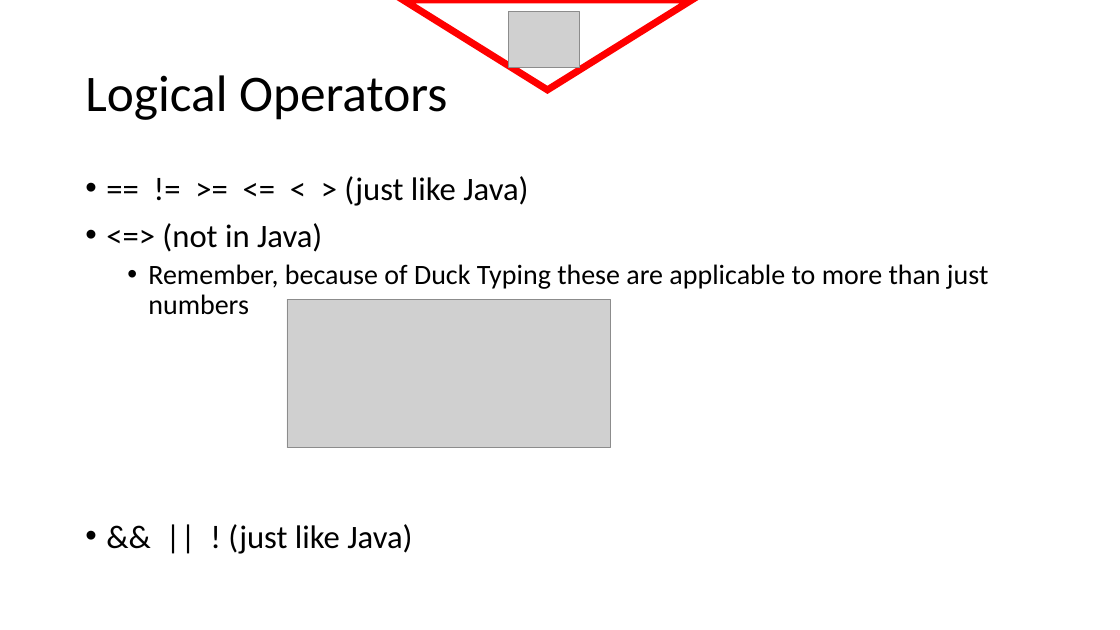
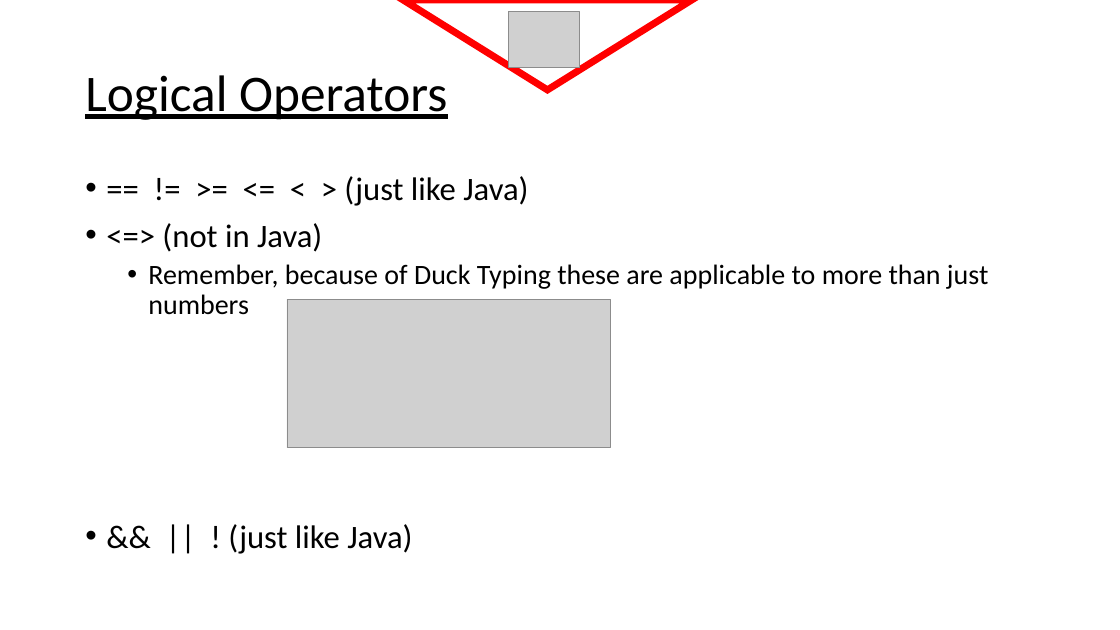
Before and after one commit to ritesh93kumar/ritrep, a slide deck: slide 27 of Ruby Programming Language.pptx (slide 28 before the commit). Drawn at 1120x630 pixels with LibreOffice and Linux fonts; fonts in the diff are those of the drawing; grey boxes stand for pictures. Boxes give left, top, right and bottom in pixels: in the first picture for what was removed or moved away, otherwise in the second. Text is boxed around its words. In the diff, an @@ line names an element or a change of style, - is before the commit and + after.

```diff
--- a/Ruby Programming Language.pptx
+++ b/Ruby Programming Language.pptx
@@ title "Logical Operators" at box(85, 75, 447, 120): underline on @@
```
Also in this commit, not shown: 26 other slides changed, 1 slide added, 1 slide removed.
